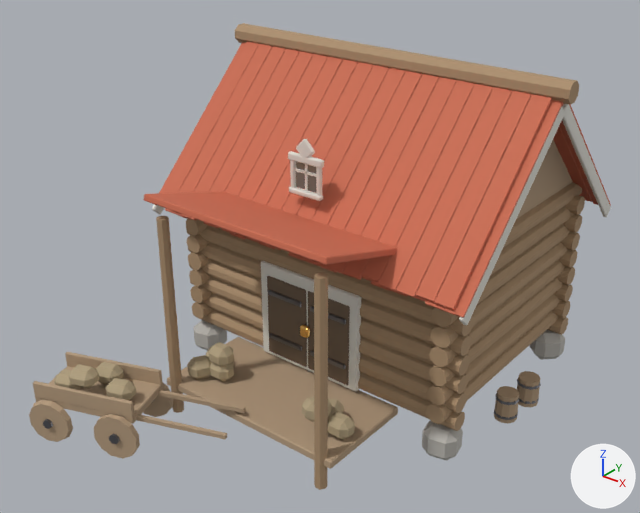
Before and after pictures for a commit that changed the glTF model empire/assets/models/bld_ambar_e1.glb.
One viewpoint serves both versions: a camera (50 mm lens) standing at (2.3, -3.25, 2.53) and looking at (-0.01, -0.36, 0.74). Lighting does not change. The marker at lower right points along +X, +Y and +Z. The older version comes first. Vertices at exactly the same position are counted once.

Objects in the first picture: 'ambar'.
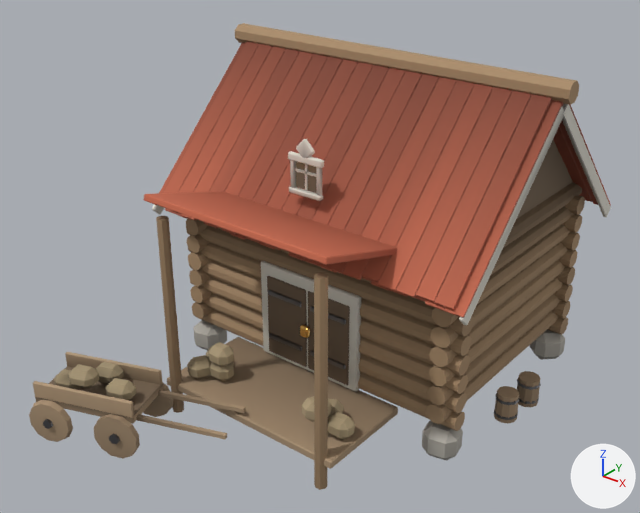
Changed parts and their boxes [x1, y1, x2, y2] in the pictures (640 x 513 px):
'ambar', recoloured
    both: [30, 37, 601, 490]

The change, as a list of edits to the scene's bpy script:
```text
Change mat_m_stone:
    where n0 = _N.new('ShaderNodeBsdfPrincipled'); n0.name = 'Principled BSDF'
    remove n0.inputs[0].default_value = (0.5, 0.48, 0.44, 1.0)  # 'Base Color', grey #bcb8b1
    add n2 = _N.new('ShaderNodeMix'); n2.name = 'Mix'
    add n2.data_type = 'RGBA'
    add n2.blend_type = 'MULTIPLY'
    add n2.inputs[0].default_value = 1.0  # 'Factor'
    add n2.inputs[7].default_value = (0.5, 0.48, 0.44, 1.0)  # 'B', grey #bcb8b1
    add n3 = _N.new('ShaderNodeVertexColor'); n3.name = 'Color Attribute'
    add _L.new(n2.outputs[2], n0.inputs[0])  # 'Result' to 'Base Color'
    add _L.new(n3.outputs[0], n2.inputs[6])  # 'Color' to 'A'
Change mat_m_log:
    where n0 = _N.new('ShaderNodeBsdfPrincipled'); n0.name = 'Principled BSDF'
    remove n0.inputs[0].default_value = (0.42, 0.28, 0.16, 1.0)  # 'Base Color', beige #ad906f
    add n2 = _N.new('ShaderNodeMix'); n2.name = 'Mix'
    add n2.data_type = 'RGBA'
    add n2.blend_type = 'MULTIPLY'
    add n2.inputs[0].default_value = 1.0  # 'Factor'
    add n2.inputs[7].default_value = (0.42, 0.28, 0.16, 1.0)  # 'B', beige #ad906f
    add n3 = _N.new('ShaderNodeVertexColor'); n3.name = 'Color Attribute'
    add _L.new(n2.outputs[2], n0.inputs[0])  # 'Result' to 'Base Color'
    add _L.new(n3.outputs[0], n2.inputs[6])  # 'Color' to 'A'
Change mat_m_roof:
    where n0 = _N.new('ShaderNodeBsdfPrincipled'); n0.name = 'Principled BSDF'
    remove n0.inputs[0].default_value = (0.6, 0.15, 0.08, 1.0)  # 'Base Color', orange #cb6c50
    add n2 = _N.new('ShaderNodeMix'); n2.name = 'Mix'
    add n2.data_type = 'RGBA'
    add n2.blend_type = 'MULTIPLY'
    add n2.inputs[0].default_value = 1.0  # 'Factor'
    add n2.inputs[7].default_value = (0.6, 0.15, 0.08, 1.0)  # 'B', orange #cb6c50
    add n3 = _N.new('ShaderNodeVertexColor'); n3.name = 'Color Attribute'
    add _L.new(n2.outputs[2], n0.inputs[0])  # 'Result' to 'Base Color'
    add _L.new(n3.outputs[0], n2.inputs[6])  # 'Color' to 'A'
Change mat_m_plank:
    where n0 = _N.new('ShaderNodeBsdfPrincipled'); n0.name = 'Principled BSDF'
    remove n0.inputs[0].default_value = (0.46, 0.33, 0.21, 1.0)  # 'Base Color', beige #b59b7e
    add n2 = _N.new('ShaderNodeMix'); n2.name = 'Mix'
    add n2.data_type = 'RGBA'
    add n2.blend_type = 'MULTIPLY'
    add n2.inputs[0].default_value = 1.0  # 'Factor'
    add n2.inputs[7].default_value = (0.46, 0.33, 0.21, 1.0)  # 'B', beige #b59b7e
    add n3 = _N.new('ShaderNodeVertexColor'); n3.name = 'Color Attribute'
    add _L.new(n2.outputs[2], n0.inputs[0])  # 'Result' to 'Base Color'
    add _L.new(n3.outputs[0], n2.inputs[6])  # 'Color' to 'A'
Change mat_m_paint_white:
    where n0 = _N.new('ShaderNodeBsdfPrincipled'); n0.name = 'Principled BSDF'
    remove n0.inputs[0].default_value = (0.74, 0.72, 0.66, 1.0)  # 'Base Color', light grey #dfddd4
    add n2 = _N.new('ShaderNodeMix'); n2.name = 'Mix'
    add n2.data_type = 'RGBA'
    add n2.blend_type = 'MULTIPLY'
    add n2.inputs[0].default_value = 1.0  # 'Factor'
    add n2.inputs[7].default_value = (0.74, 0.72, 0.66, 1.0)  # 'B', light grey #dfddd4
    add n3 = _N.new('ShaderNodeVertexColor'); n3.name = 'Color Attribute'
    add _L.new(n2.outputs[2], n0.inputs[0])  # 'Result' to 'Base Color'
    add _L.new(n3.outputs[0], n2.inputs[6])  # 'Color' to 'A'
Change mat_m_dark:
    where n0 = _N.new('ShaderNodeBsdfPrincipled'); n0.name = 'Principled BSDF'
    remove n0.inputs[0].default_value = (0.16, 0.11, 0.07, 1.0)  # 'Base Color', brown #6f5d4b
    add n2 = _N.new('ShaderNodeMix'); n2.name = 'Mix'
    add n2.data_type = 'RGBA'
    add n2.blend_type = 'MULTIPLY'
    add n2.inputs[0].default_value = 1.0  # 'Factor'
    add n2.inputs[7].default_value = (0.16, 0.11, 0.07, 1.0)  # 'B', brown #6f5d4b
    add n3 = _N.new('ShaderNodeVertexColor'); n3.name = 'Color Attribute'
    add _L.new(n2.outputs[2], n0.inputs[0])  # 'Result' to 'Base Color'
    add _L.new(n3.outputs[0], n2.inputs[6])  # 'Color' to 'A'
Change mat_m_iron:
    where n0 = _N.new('ShaderNodeBsdfPrincipled'); n0.name = 'Principled BSDF'
    remove n0.inputs[0].default_value = (0.2, 0.2, 0.22, 1.0)  # 'Base Color', grey #7c7c81
    add n2 = _N.new('ShaderNodeMix'); n2.name = 'Mix'
    add n2.data_type = 'RGBA'
    add n2.blend_type = 'MULTIPLY'
    add n2.inputs[0].default_value = 1.0  # 'Factor'
    add n2.inputs[7].default_value = (0.2, 0.2, 0.22, 1.0)  # 'B', grey #7c7c81
    add n3 = _N.new('ShaderNodeVertexColor'); n3.name = 'Color Attribute'
    add _L.new(n2.outputs[2], n0.inputs[0])  # 'Result' to 'Base Color'
    add _L.new(n3.outputs[0], n2.inputs[6])  # 'Color' to 'A'
Change mat_m_gold:
    where n0 = _N.new('ShaderNodeBsdfPrincipled'); n0.name = 'Principled BSDF'
    remove n0.inputs[0].default_value = (1.0, 0.62, 0.18, 1.0)  # 'Base Color', orange #ffce76
    add n2 = _N.new('ShaderNodeMix'); n2.name = 'Mix'
    add n2.data_type = 'RGBA'
    add n2.blend_type = 'MULTIPLY'
    add n2.inputs[0].default_value = 1.0  # 'Factor'
    add n2.inputs[7].default_value = (1.0, 0.62, 0.18, 1.0)  # 'B', orange #ffce76
    add n3 = _N.new('ShaderNodeVertexColor'); n3.name = 'Color Attribute'
    add _L.new(n2.outputs[2], n0.inputs[0])  # 'Result' to 'Base Color'
    add _L.new(n3.outputs[0], n2.inputs[6])  # 'Color' to 'A'
Change mat_m_window:
    where n0 = _N.new('ShaderNodeBsdfPrincipled'); n0.name = 'Principled BSDF'
    remove n0.inputs[0].default_value = (0.05, 0.07, 0.1, 1.0)  # 'Base Color', dark blue #3f4b59
    add n2 = _N.new('ShaderNodeMix'); n2.name = 'Mix'
    add n2.data_type = 'RGBA'
    add n2.blend_type = 'MULTIPLY'
    add n2.inputs[0].default_value = 1.0  # 'Factor'
    add n2.inputs[7].default_value = (0.05, 0.07, 0.1, 1.0)  # 'B', dark blue #3f4b59
    add n3 = _N.new('ShaderNodeVertexColor'); n3.name = 'Color Attribute'
    add _L.new(n2.outputs[2], n0.inputs[0])  # 'Result' to 'Base Color'
    add _L.new(n3.outputs[0], n2.inputs[6])  # 'Color' to 'A'
Change mat_m_cloth:
    where n0 = _N.new('ShaderNodeBsdfPrincipled'); n0.name = 'Principled BSDF'
    remove n0.inputs[0].default_value = (0.45, 0.36, 0.22, 1.0)  # 'Base Color', beige #b3a281
    add n2 = _N.new('ShaderNodeMix'); n2.name = 'Mix'
    add n2.data_type = 'RGBA'
    add n2.blend_type = 'MULTIPLY'
    add n2.inputs[0].default_value = 1.0  # 'Factor'
    add n2.inputs[7].default_value = (0.45, 0.36, 0.22, 1.0)  # 'B', beige #b3a281
    add n3 = _N.new('ShaderNodeVertexColor'); n3.name = 'Color Attribute'
    add _L.new(n2.outputs[2], n0.inputs[0])  # 'Result' to 'Base Color'
    add _L.new(n3.outputs[0], n2.inputs[6])  # 'Color' to 'A'
Change me_ambar:
    where me_ambar.from_pydata(...)  # 2708 vertices, 4628 faces; spans x -0.92..0.92, y -1.49..0.85, z 0.0..1.62
    me_ambar part 1: vertex colours changed
```
